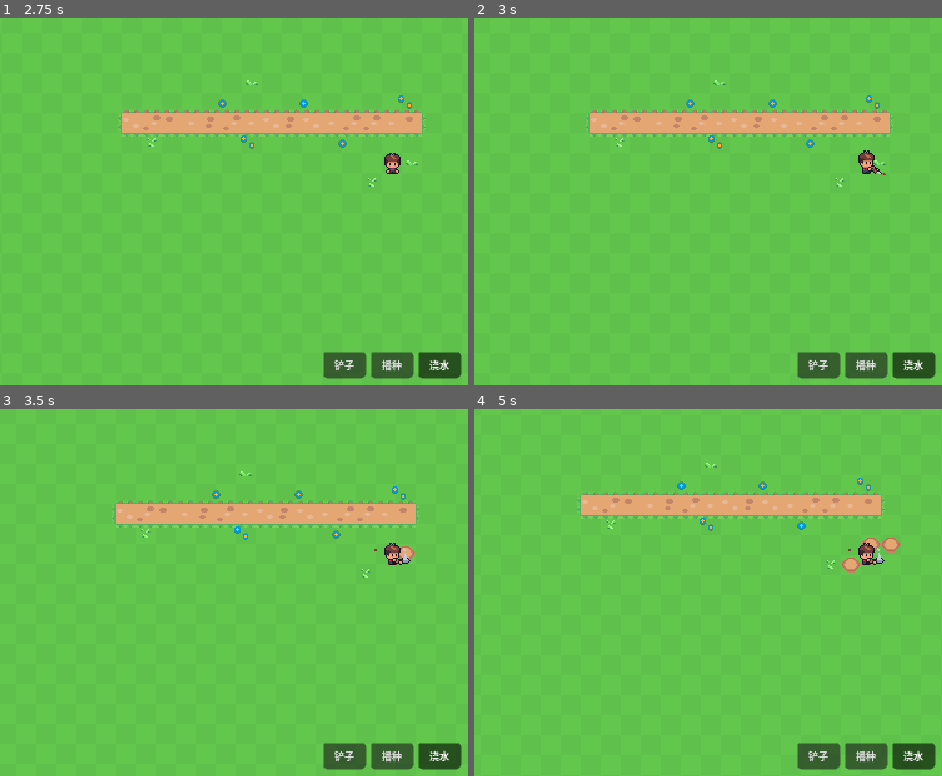
Above: before the commit, frames 1-4 (two rows, left to right).
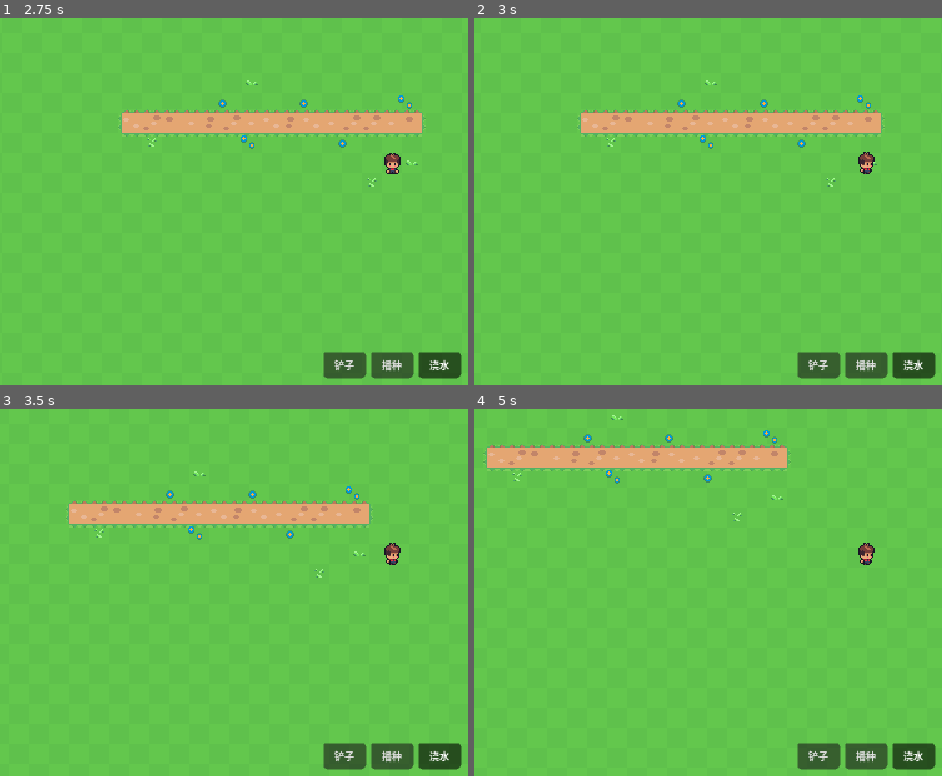
Above: after the commit, the same moments.

Repository: orange-GuandeLi/orange-farm
Game: Godot game, scene res://scenes/main.tscn
Two runs of this game, one before a commit and one after it. Both use one fixed random seed, a clock stepped at 60 frames per second and the inputs below.
Inputs:
- Up to frame 1 (2.75 s): click "铲子" at 0.5 s; click "播种" at 1.25 s; click "浇水" at 2 s
- Up to frame 2 (3 s): hold D (move_right) from 2.78 s (still down); tap Space (use_tool) at 2.85 s
- Up to frame 3 (3.5 s): keep holding D (move_right)
- Up to frame 4 (5 s): release D (move_right) at 3.53 s; hold S (move_down) 3.53-4.28 s; tap Space (use_tool) at 3.6, 4.35 s; hold D (move_right) from 4.28 s (still down)

Frame 1 is identical in both runs. In frame 2, 1.9% of the frame differs, in the area x 22-90%, y 16-47%; in frame 3, 3.0%; in frame 4, 8.6%, in the area x 1-92%, y 1-45%.

Commit message:
feat(player): 按手上的工具分派动作
空格不再写死锄地，改成跟着 player.tool 走：_tool_anim() 把工具 id 映射成动作动画基名
（DIG→dig、WATER→water，种子还没动画返回空），_can_use() 按工具判断这格用不用得上
（锄头只能锄没开垦的，水壶只能浇已锄过的），_start_tool() 的参数从动画名改成工具 id。

修掉一个会冻住玩家的坑：use_water / hair_use_water / tool_use_water 三个动画的 loop
原为 1，循环动画永远不发 animation_finished，_busy 解不开，玩家按一次水壶就再也动不了。
三个动画的 loop 统一改成 0（帧数和 speed 一样，loop=0 三层依然同时结束，不会错帧）。

实测：无头 17 项检查全过 —— 工具→动画映射、两个工具各自的前置条件、种子无动画不响应、
浇水期间玩家锁住、动画播完解锁、锄地老行为没坏（落地真的变成耕地）。

落地效果本轮仍只有锄地（浇水只播动画不改地块），浇水的数据层和湿土显示下轮接。

Diff:
--- a/scenes/player.tscn
+++ b/scenes/player.tscn
@@ -993,7 +993,7 @@
 "duration": 1.0,
 "texture": SubResource("AtlasTexture_apmd0")
 }],
-"loop": 1,
+"loop": 0,
 "name": &"hair_use_water",
 "speed": 5.0
 }, {
@@ -1334,7 +1334,7 @@
 "duration": 1.0,
 "texture": SubResource("AtlasTexture_uifsl")
 }],
-"loop": 1,
+"loop": 0,
 "name": &"tool_use_water",
 "speed": 5.0
 }, {
@@ -1485,7 +1485,7 @@
 "duration": 1.0,
 "texture": SubResource("AtlasTexture_xdd7v")
 }],
-"loop": 1,
+"loop": 0,
 "name": &"use_water",
 "speed": 5.0
 }, {
--- a/scripts/actors/player.gd
+++ b/scripts/actors/player.gd
@@ -47,7 +47,29 @@
 	_play_anim("walk" if velocity.length() > 1.0 else "idle")
 
 	if Input.is_action_just_pressed("use_tool"):
-		_start_tool("dig")
+		_start_tool(tool)
+
+## 工具 id → 动作动画基名（"use_" 前缀在下面补）
+## 种子还没动画，返回空字符串
+func _tool_anim(t: int) -> String:
+	match t:
+		GameConfig.Tool.DIG:
+			return "dig"
+		GameConfig.Tool.WATER:
+			return "water"
+	return ""
+
+
+
+
+## 这个工具在这格上用不用得上
+func _can_use(t: int, cell: Vector2i) -> bool:
+	match t:
+		GameConfig.Tool.DIG:
+			return not FarmData.is_tilled(cell)   # 锄过的地不能再锄一遍
+		GameConfig.Tool.WATER:
+			return FarmData.is_tilled(cell)        # 没锄过的地浇不了水
+	return false
 
 ## 节点位置（脚底）-> 身体中心所在的格
 ##   身体中心 = 脚底上方 8px；刚踏进新格时目标格才不会跳远
@@ -70,21 +92,25 @@
 			facing = Vector2i.UP if direction.y < 0.0 else Vector2i.DOWN
 	# 翻不翻由 _play_one 按方向决定，这里不碰 flip_h
 
-func _start_tool(tool: String) -> void:
+func _start_tool(t: int) -> void:
 	var cell := _target_cell()
 	if cell.x < 0 or cell.x >= GameConfig.FARM_SIZE.x or cell.y < 0 or cell.y >= GameConfig.FARM_SIZE.y:
 		return
-	if FarmData.is_tilled(cell):
+	if not _can_use(t, cell):
 		return
 
+	var anim_base := _tool_anim(t)
+	if anim_base == "":
+		return          # 这个工具还没动画，先什么都不做
+
 	_busy = true
-	var anim := _play_anim("use_" + tool)
+	var anim := _play_anim("use_" + anim_base)
 	if anim == &"":
 		# 没有这个工具动画：别把玩家锁死，也不改地块
 		_busy = false
 		return
 
-	# 等锄头落地再改地块：时长从动画本身算，改帧数/速度时不用再动这里
+	# 等落地再改地块：时长从动画本身算，改帧数/速度时不用再动这里
 	await get_tree().create_timer(_anim_duration(animation, anim) * TOOL_IMPACT_RATIO).timeout
 	_apply_till(cell)
 
